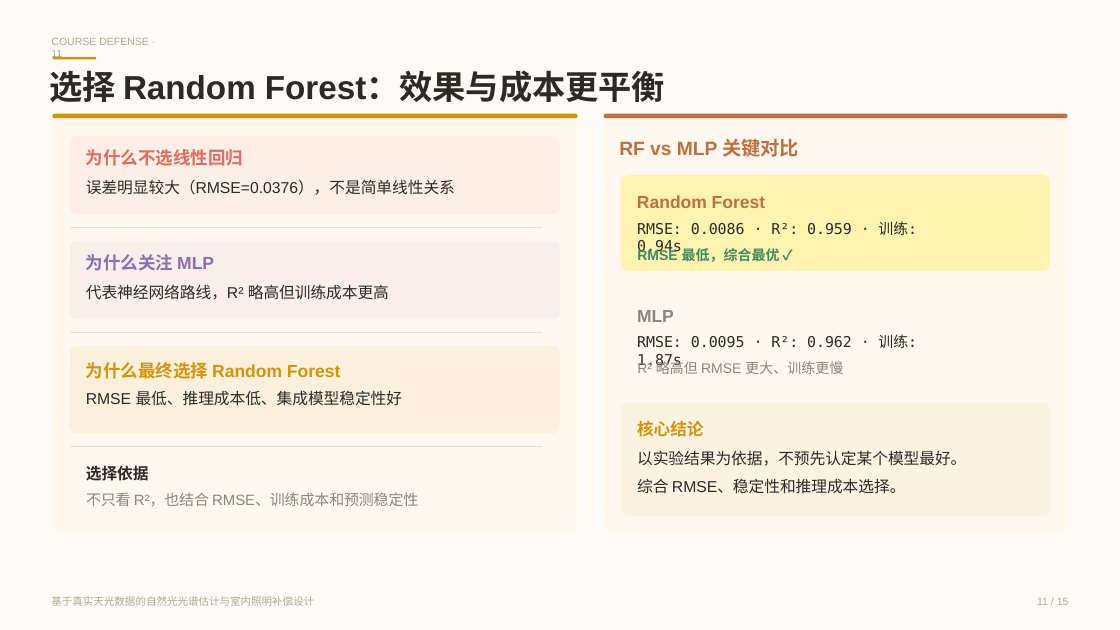
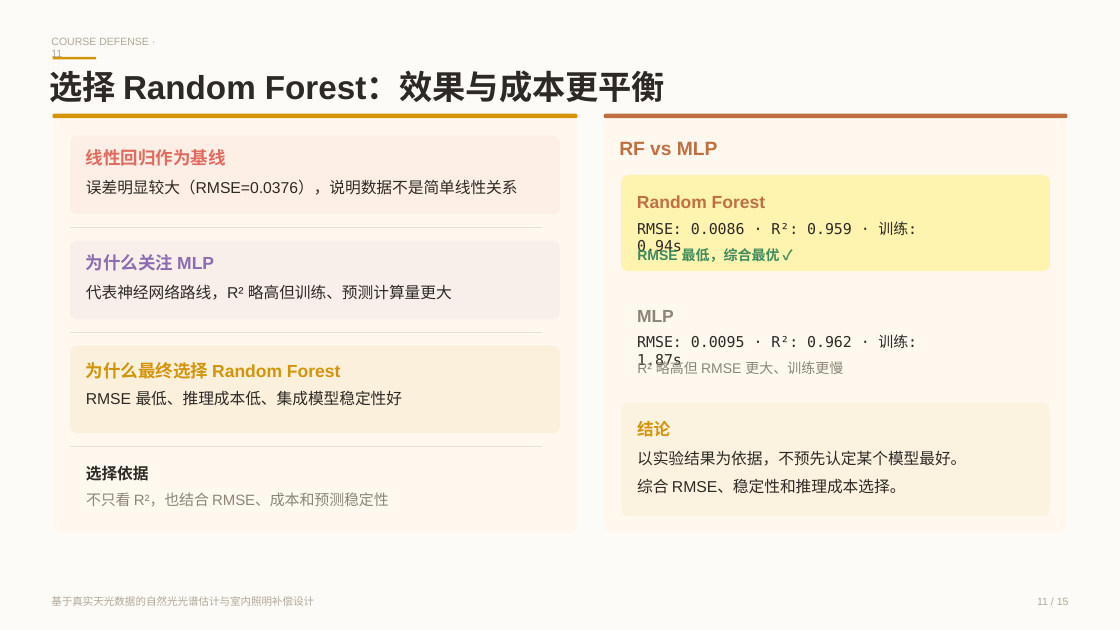
Before and after one commit to kmgcc/Pythian, a slide deck: slide 11 of python 课设_答辩 PPT/python_course_defense_20260615_171117.pptx. Drawn at 1120x630 pixels with LibreOffice and Linux fonts; fonts in the diff are those of the drawing. Boxes give left, top, right and bottom in pixels: in the first picture for what was removed or moved away, otherwise in the second. Text is boxed around its words. In the diff, an @@ line names an element or a change of style, - is before the commit and + after.

```diff
--- a/python 课设_答辩 PPT/python_course_defense_20260615_171117.pptx
+++ b/python 课设_答辩 PPT/python_course_defense_20260615_171117.pptx
@@ text at (x1=86, y1=149, x2=226, y2=166): text changed @@
-为什么不选线性回归
+线性回归作为基线
@@ text at (x1=619, y1=141, x2=717, y2=155): text changed @@
-RF vs MLP 关键对比
+RF vs MLP
@@ text at (x1=86, y1=179, x2=518, y2=195): text changed @@
-误差明显较大（RMSE=0.0376），不是简单线性关系
+误差明显较大（RMSE=0.0376），说明数据不是简单线性关系
@@ text at (x1=86, y1=284, x2=452, y2=300): text changed @@
-代表神经网络路线，R² 略高但训练成本更高
+代表神经网络路线，R² 略高但训练、预测计算量更大
@@ text at (x1=637, y1=421, x2=670, y2=437): text changed @@
-核心结论
+结论
@@ text at (x1=86, y1=492, x2=389, y2=506): text changed @@
-不只看 R²，也结合 RMSE、训练成本和预测稳定性
+不只看 R²，也结合 RMSE、成本和预测稳定性
```
Also in this commit, not shown: 8 other slides changed, 4 other files.
